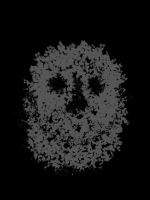
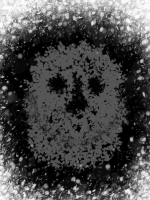
Layered file, before and after one edit (150x200). Changes by layer:
painted on "Paint Layer 1" over <box>0,0,150,200</box>